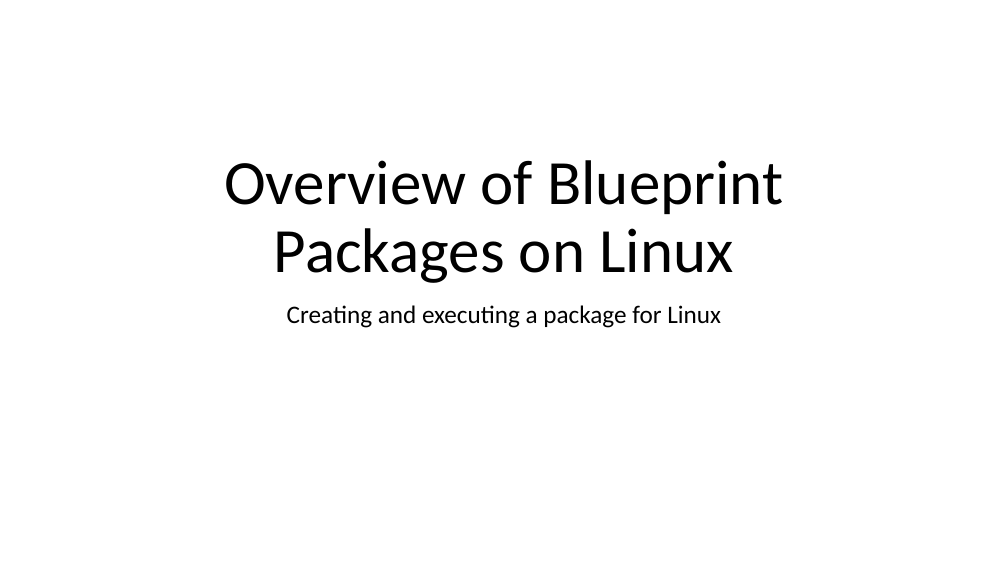
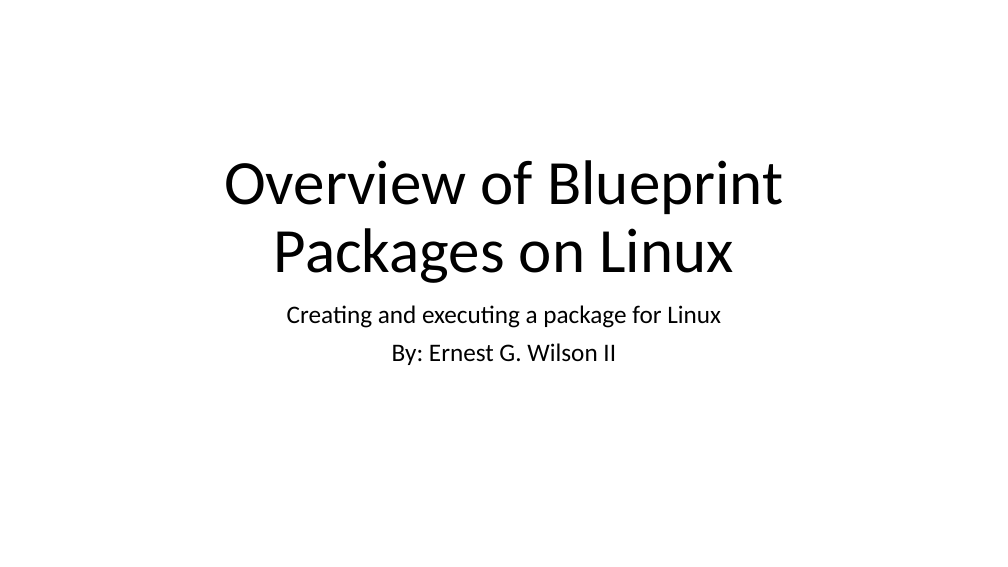
Before and after one commit to ernestgwilsonii/CLC_Blueprint_Linux_Training, a slide deck: slide 1 of Overview_of_Blueprint_Packages_on_Linux.pptx. Drawn at 1008x567 pixels with LibreOffice and Linux fonts; fonts in the diff are those of the drawing. Boxes give left, top, right and bottom in pixels: in the first picture for what was removed or moved away, otherwise in the second. Text is boxed around its words. In the diff, an @@ line names an element or a change of style, - is before the commit and + after.

```diff
--- a/Overview_of_Blueprint_Packages_on_Linux.pptx
+++ b/Overview_of_Blueprint_Packages_on_Linux.pptx
@@ subtitle at [392, 343, 616, 365]: paragraph added @@
+By: Ernest G. Wilson II
```
Also in this commit, not shown: 2 other slides changed, 4 slides added, 2 slides removed.
